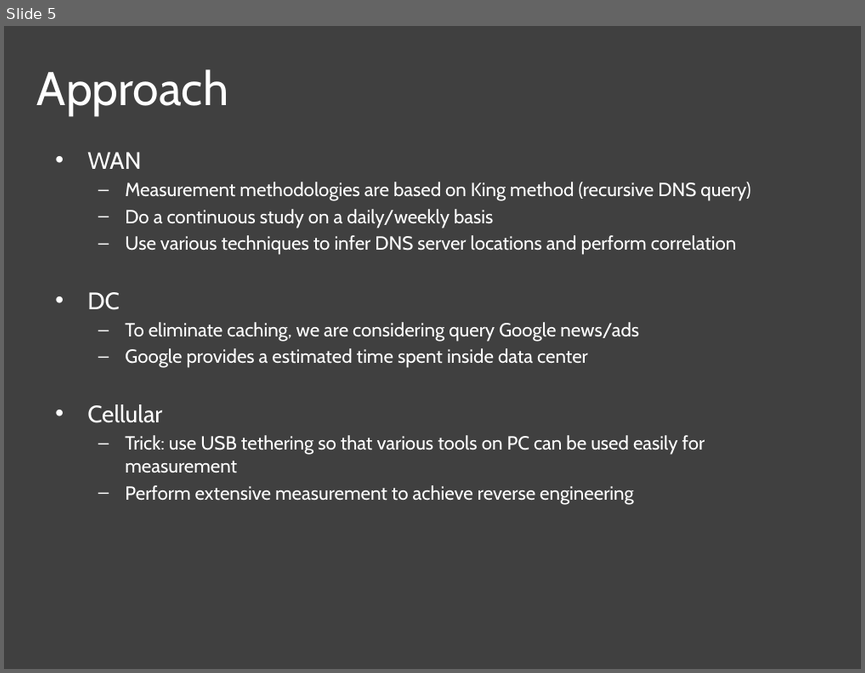
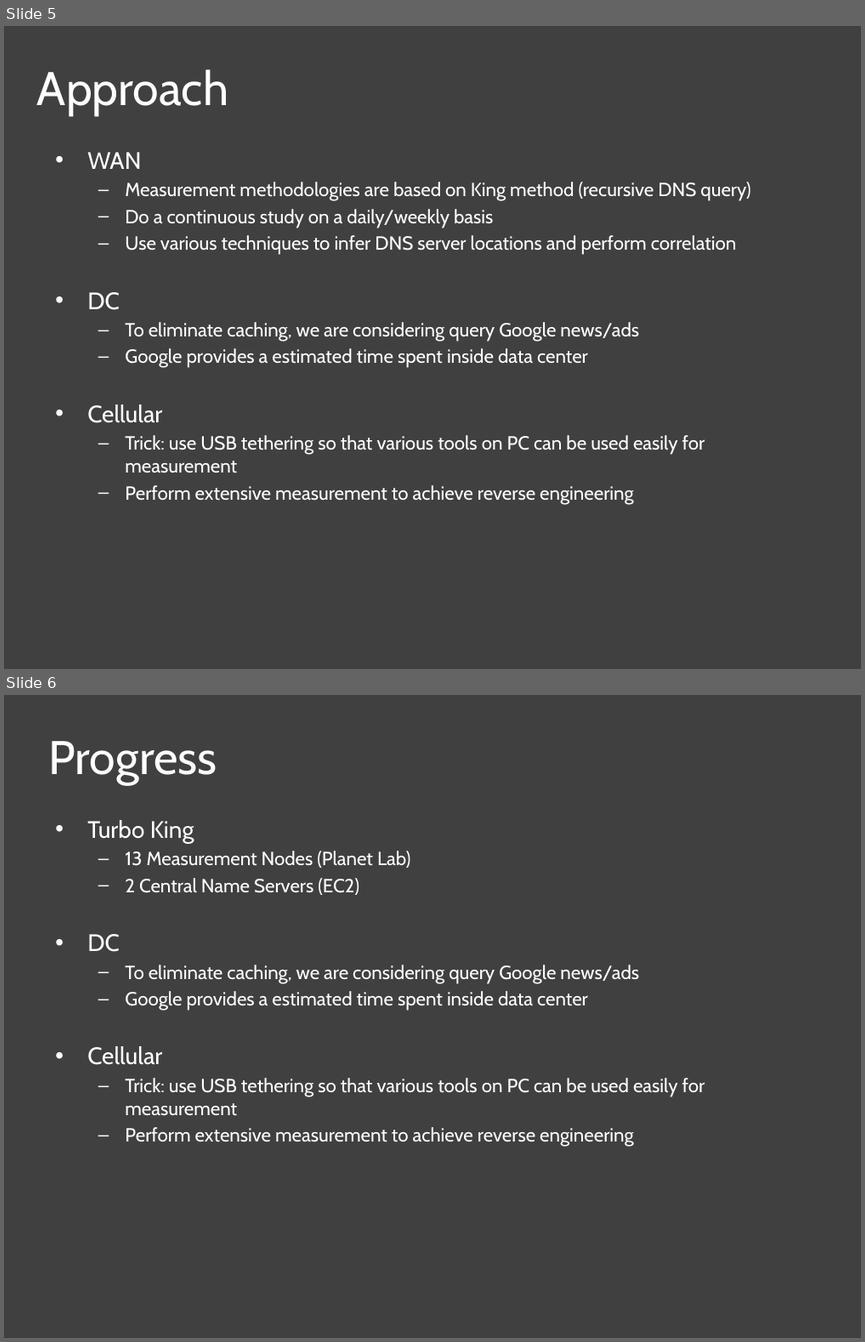
Before and after one commit to nebgnahz/CS268NetworkMeasurement, a slide deck: doc/MidTerm/MidTerm.pptx. Shown one above the other, each under a label of ours: slide 5 before the commit, slides 5 and 6 after it. The pictures are 865x673 and 865x1342 pixels, drawn with LibreOffice and Linux fonts; fonts in the diff are those of the drawing. Boxes give left, top, right and bottom in pixels: in the first picture for what was removed or moved away, otherwise in the second. Text is boxed around its words. In the diff, an @@ line names an element or a change of style, - is before the commit and + after.

```diff
--- a/doc/MidTerm/MidTerm.pptx
+++ b/doc/MidTerm/MidTerm.pptx
@@ slide 6 added at [4, 695, 861, 1338], background #404040 @@
@@ title added at [49, 741, 217, 784], 39.6 pt, text #FFFFFF @@
+Progress
@@ text added at [87, 820, 705, 1146], 16 pt, text #FFFFFF @@
+• Turbo King
+  – 13 Measurement Nodes (Planet Lab)
+  – 2 Central Name Servers (EC2)
+• DC
+  – To eliminate caching, we are considering query Google news/ads
+  – Google provides a estimated time spent inside data center
+• Cellular
+  – Trick: use USB tethering so that various tools on PC can be used easily for measurement
+  – Perform extensive measurement to achieve reverse engineering
```
Also in this commit, not shown: 2 other files.
